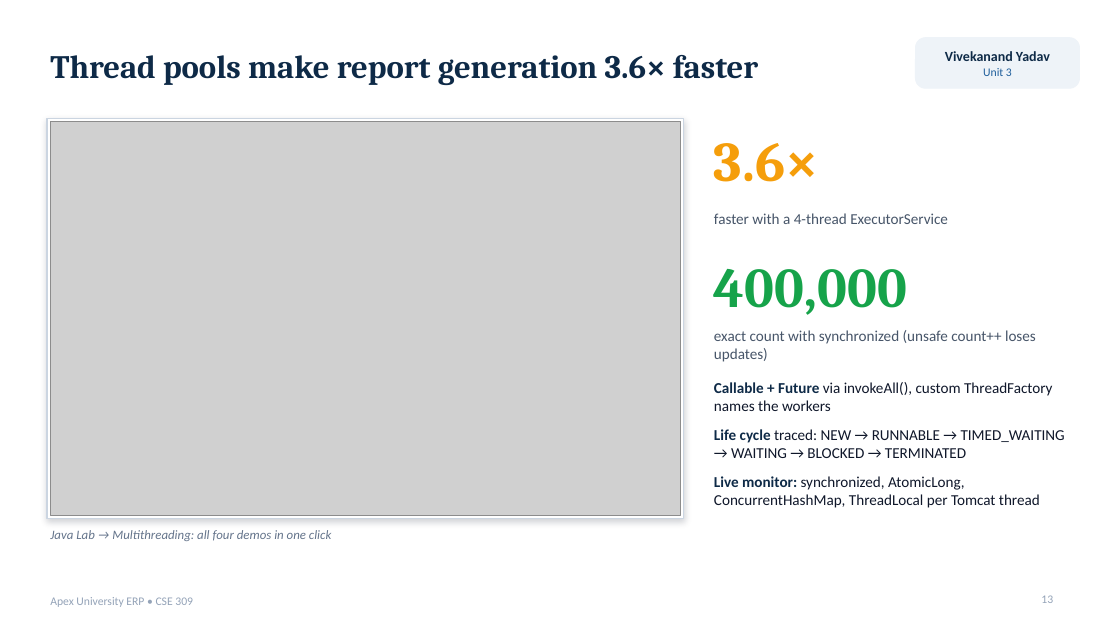
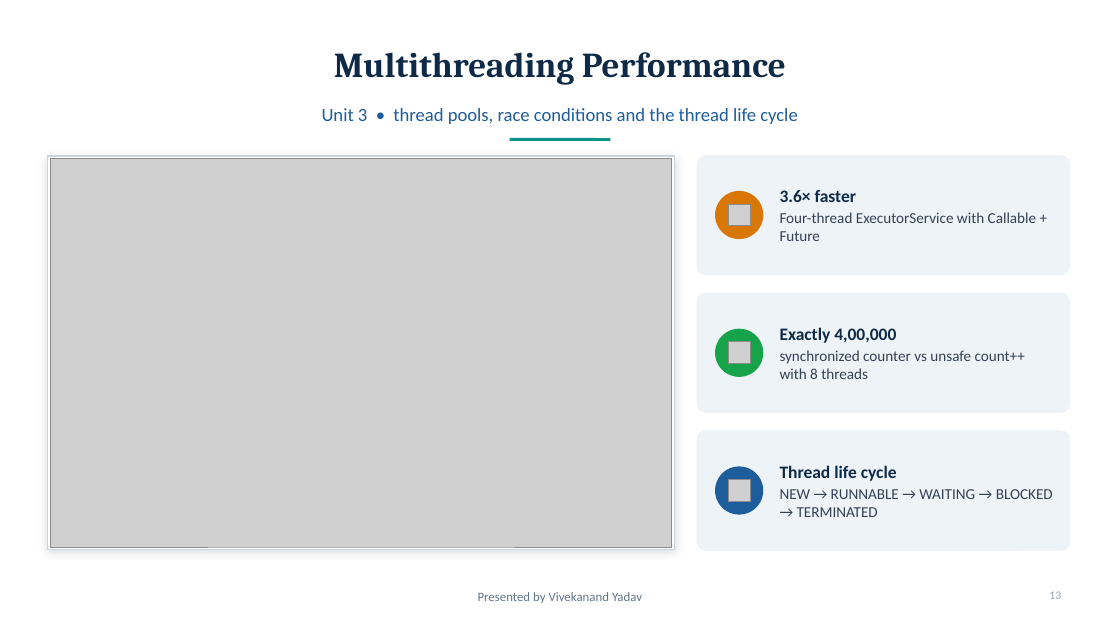
Before and after one commit to prit12075/student-management-system, a slide deck: slide 13 of docs/Apex_ERP_Presentation.pptx. Drawn at 1120x630 pixels with LibreOffice and Linux fonts; fonts in the diff are those of the drawing; grey boxes stand for pictures. Boxes give left, top, right and bottom in pixels: in the first picture for what was removed or moved away, otherwise in the second. Text is boxed around its words. In the diff, an @@ line names an element or a change of style, - is before the commit and + after.

```diff
--- a/docs/Apex_ERP_Presentation.pptx
+++ b/docs/Apex_ERP_Presentation.pptx
@@ title at (334,52,786,85): text changed; size 28 to 30 pt @@
-Thread pools make report generation 3.6× faster
+Multithreading Performance
@@ rounded rectangle removed at (916,38,1080,88) @@
@@ text removed at (945,51,1050,76) @@
-Vivekanand Yadav
-Unit 3
@@ text added at (322,108,797,124), 16 pt, text #1D5D9B @@
+Unit 3 • thread pools, race conditions and the thread life cycle
@@ line added from (510, 139) to (611, 139), #0D9488 2.5 pt @@
@@ text removed at (714,143,819,182) @@
-3.6×
@@ rectangle: place and size @@
-rectangle at (47,118,684,519)
+rectangle at (48,156,675,549)
@@ rectangle at (48,156,675,549): shadow changed @@
@@ picture: place and size @@
-picture at (50,122,681,516)
+picture at (50,159,672,547)
@@ rounded rectangle added at (697,155,1070,275), fill #EEF3F8, outline #EEF3F8 1 pt @@
@@ ellipse added at (716,192,763,239), fill #D97706, outline #D97706 1 pt @@
@@ picture added at (728,204,750,226) @@
@@ text at (780,190,1036,241): text changed; text colour #475569 to #334155 @@
-faster with a 4-thread ExecutorService
+3.6× faster
+Four-thread ExecutorService with Callable + Future
@@ text removed at (714,269,907,315) @@
-400,000
@@ rounded rectangle added at (697,293,1070,413), fill #EEF3F8, outline #EEF3F8 1 pt @@
@@ ellipse added at (716,329,763,376), fill #16A34A, outline #16A34A 1 pt @@
@@ text added at (780,327,1025,379), 13 pt, text #334155 @@
+Exactly 4,00,000
+synchronized counter vs unsafe count++ with 8 threads
@@ text removed at (714,330,1036,362) @@
-exact count with synchronized (unsafe count++ loses updates)
@@ picture added at (728,342,750,364) @@
@@ rounded rectangle added at (697,431,1070,550), fill #EEF3F8, outline #EEF3F8 1 pt @@
@@ text "Thread life cycle" at (780,465,1053,517): vertical alignment top to middle @@
@@ ellipse added at (716,467,763,514), fill #1D5D9B, outline #1D5D9B 1 pt @@
@@ text at (780,465,1053,517): text changed; text colour #0F172A to #334155 @@
-• Callable + Future via invokeAll(), custom ThreadFactory names the workers
-• Life cycle traced: NEW → RUNNABLE → TIMED_WAITING → WAITING → BLOCKED → TERMINATED
-• Live monitor: synchronized, AtomicLong, ConcurrentHashMap, ThreadLocal per Tomcat thread
+Thread life cycle
+NEW → RUNNABLE → WAITING → BLOCKED → TERMINATED
@@ picture added at (728,480,750,502) @@
@@ text removed at (50,530,331,541) @@
-Java Lab → Multithreading: all four demos in one click
@@ text removed at (50,597,193,607) @@
-Apex University ERP • CSE 309
@@ text added at (478,592,642,603), 11 pt, text #64748B @@
+Presented by Vivekanand Yadav
@@ page number: place and size @@
-page number at (1041,595,1053,603)
+page number at (1049,591,1061,599)
@@ page number at (1049,591,1061,599): alignment left to right @@
```
Also in this commit, not shown: 14 other slides changed, 6 slides added, 6 slides removed, 4 other files.
